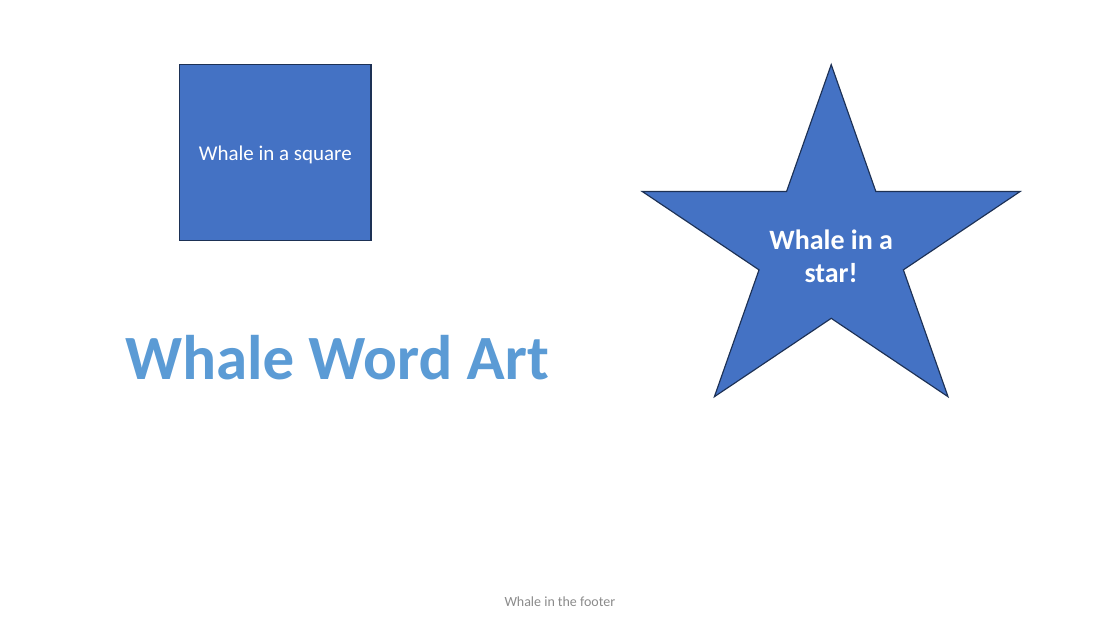
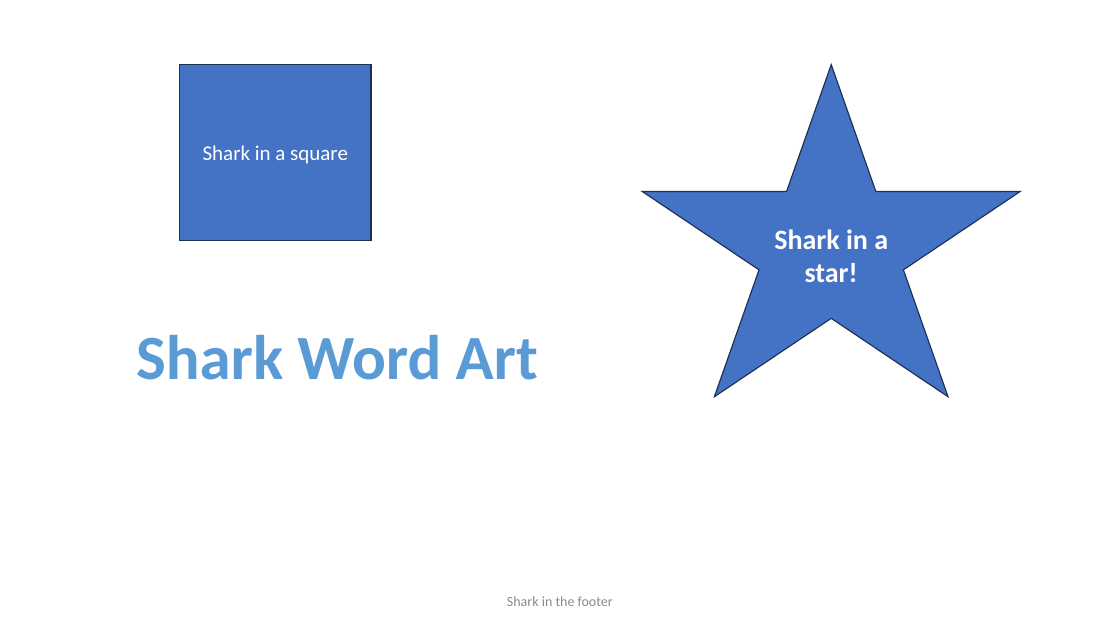
Before and after one commit to sagedrake/bulk-find-and-replace, a slide deck: slide 3 of TestFiles/shark.pptx. Drawn at 1120x630 pixels with LibreOffice and Linux fonts; fonts in the diff are those of the drawing. Boxes give left, top, right and bottom in pixels: in the first picture for what was removed or moved away, otherwise in the second. Text is boxed around its words. In the diff, an @@ line names an element or a change of style, - is before the commit and + after.

```diff
--- a/TestFiles/shark.pptx
+++ b/TestFiles/shark.pptx
@@ text in rectangle at <box>203,145,348,164</box>: text changed @@
-Whale in a square
+Shark in a square
@@ text in star at <box>774,229,888,282</box>: text changed @@
-Whale in a star!
+Shark in a star!
@@ text at <box>136,335,538,380</box>: text changed @@
-Whale Word Art
+Shark Word Art
@@ text at <box>507,596,613,606</box>: text changed @@
-Whale in the footer
+Shark in the footer
```
Also in this commit, not shown: 3 other slides changed, 1 other file.
